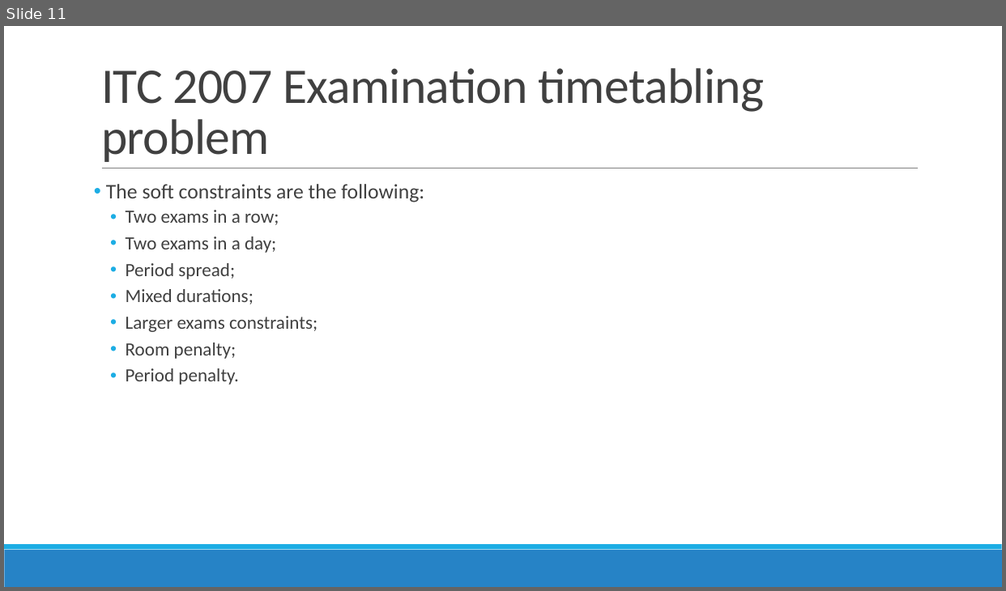
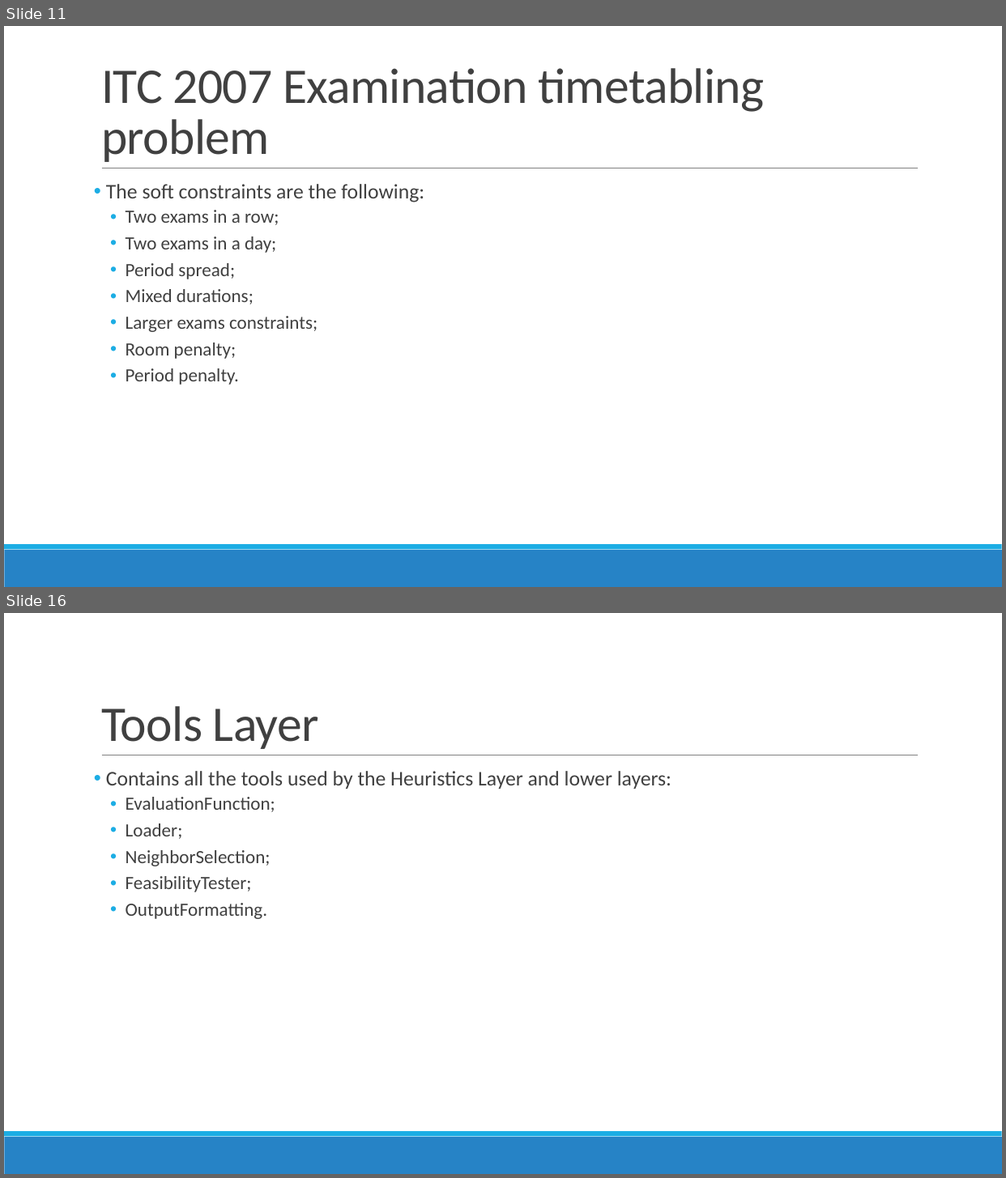
Before and after one commit to devilsdante/isel-examtimetabling-2014-2015, a slide deck: doc/Apresentação Oral/Examination Timetabling Automation using Hybrid Meta-heuristics.pptx. Shown one above the other, each under a label of ours: slide 11 before the commit, slides 11 and 16 after it; the slides between them are not shown. The pictures are 1006x591 and 1006x1178 pixels, drawn with LibreOffice and Linux fonts; fonts in the diff are those of the drawing. Boxes give left, top, right and bottom in pixels: in the first picture for what was removed or moved away, otherwise in the second. Text is boxed around its words. In the diff, an @@ line names an element or a change of style, - is before the commit and + after.

```diff
--- a/doc/Apresentação Oral/Examination Timetabling Automation using Hybrid Meta-heuristics.pptx
+++ b/doc/Apresentação Oral/Examination Timetabling Automation using Hybrid Meta-heuristics.pptx
@@ slide 16 added at bbox=[4, 613, 1002, 1174], background #FFFFFF; not listed: 3 template elements that a slide beside it also shows @@
@@ title added at bbox=[101, 706, 319, 749], 48 pt, text #404040 @@
+Tools Layer
@@ text added at bbox=[106, 771, 671, 919], 18 pt, text #404040 @@
+• Contains all the tools used by the Heuristics Layer and lower layers:
+  • EvaluationFunction;
+  • Loader;
+  • NeighborSelection;
+  • FeasibilityTester;
+  • OutputFormatting.
```
Also in this commit, not shown: 1 slide changed, 10 other slides added, 1 slide removed, 1 other file.
